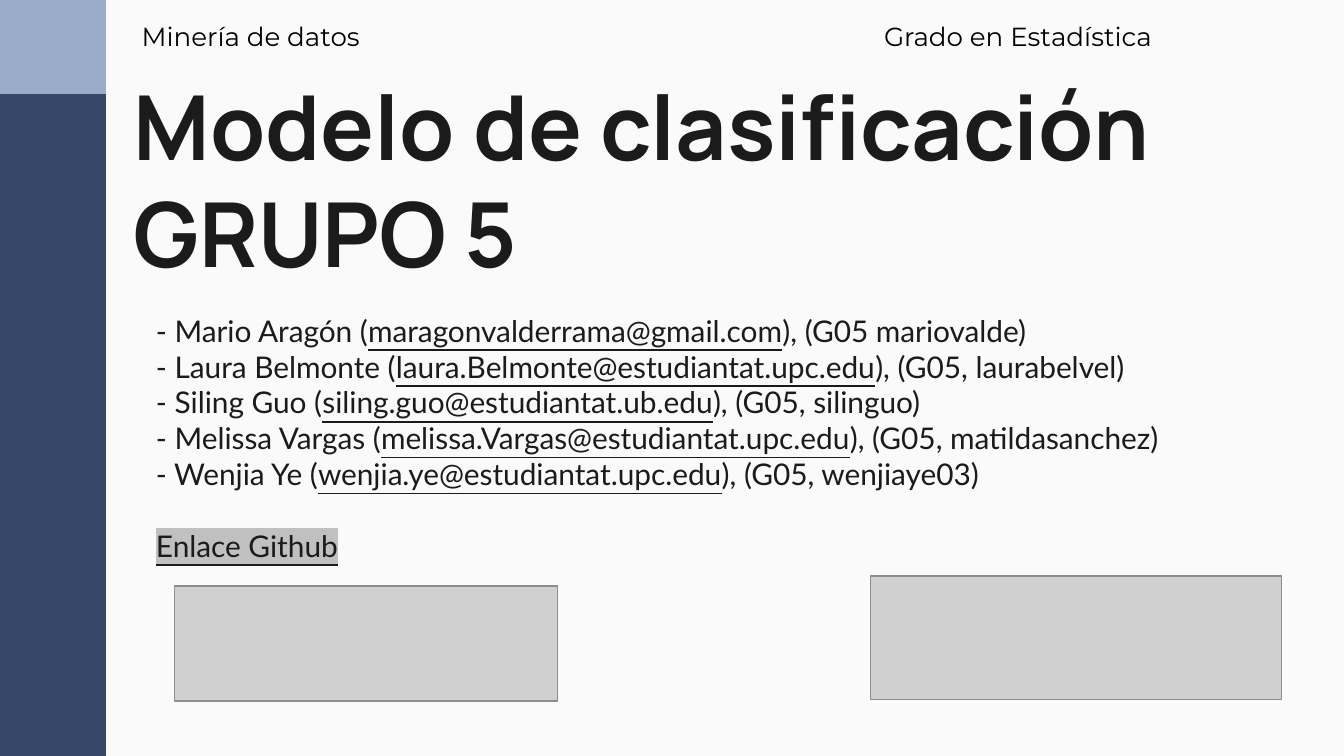
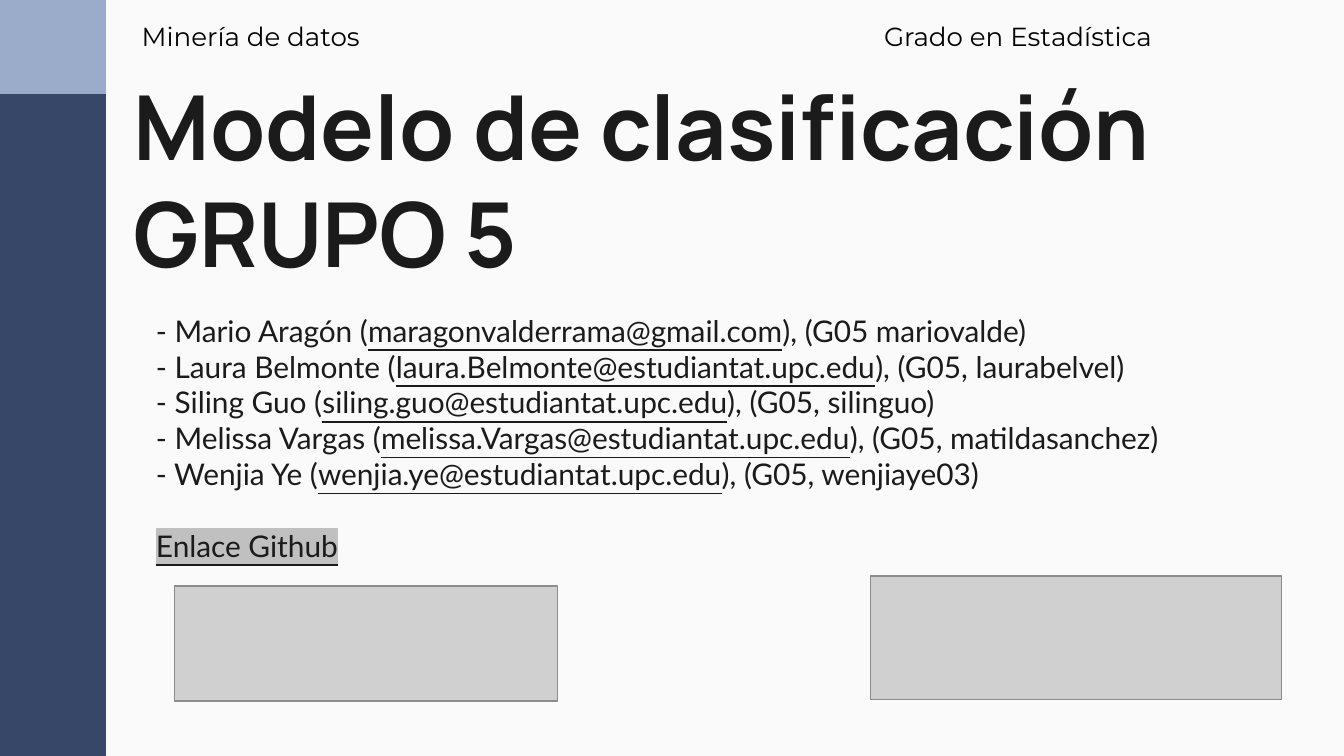
Before and after one commit to wen2111/Mineria, a slide deck: slide 1 of Entrega_2/00.REPORTE/Reporte_Grupo5_new.pptx. Drawn at 1344x756 pixels with LibreOffice and Linux fonts; fonts in the diff are those of the drawing; grey boxes stand for pictures. Boxes give left, top, right and bottom in pixels: in the first picture for what was removed or moved away, otherwise in the second. Text is boxed around its words. In the diff, an @@ line names an element or a change of style, - is before the commit and + after.

```diff
--- a/Entrega_2/00.REPORTE/Reporte_Grupo5_new.pptx
+++ b/Entrega_2/00.REPORTE/Reporte_Grupo5_new.pptx
@@ text at (x1=175, y1=390, x2=935, y2=419): text changed @@
-- Siling Guo (siling.guo@estudiantat.ub.edu), (G05, silinguo)
+- Siling Guo (siling.guo@estudiantat.upc.edu), (G05, silinguo)
```
